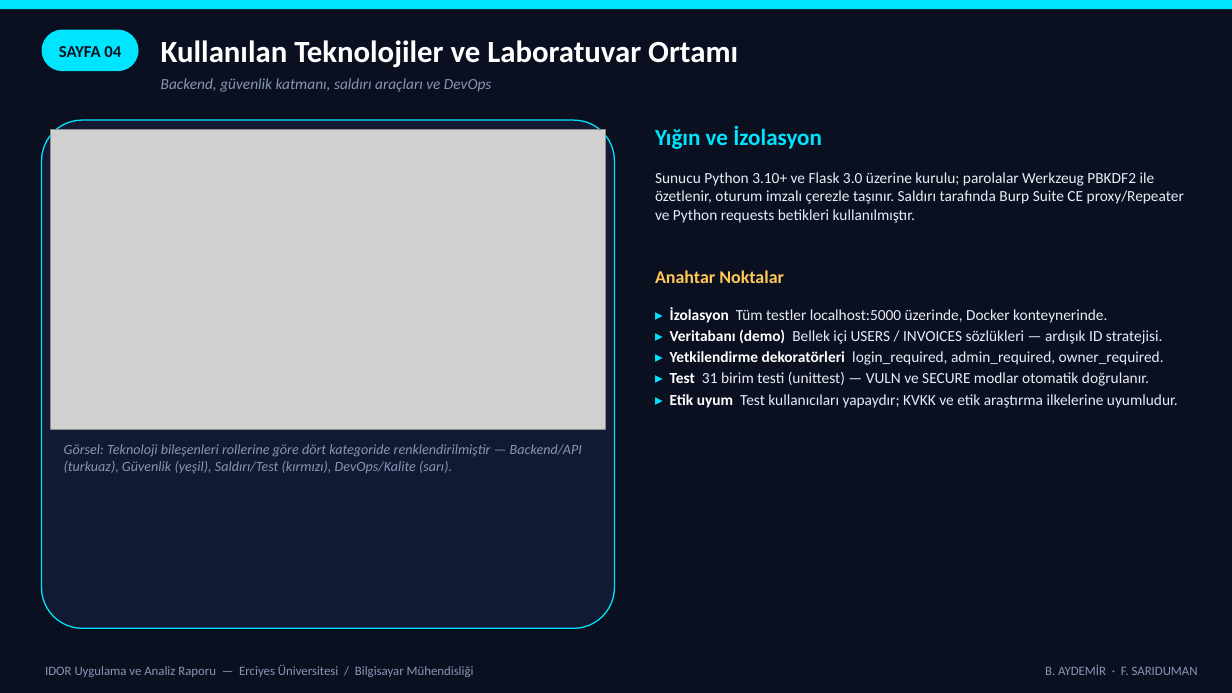
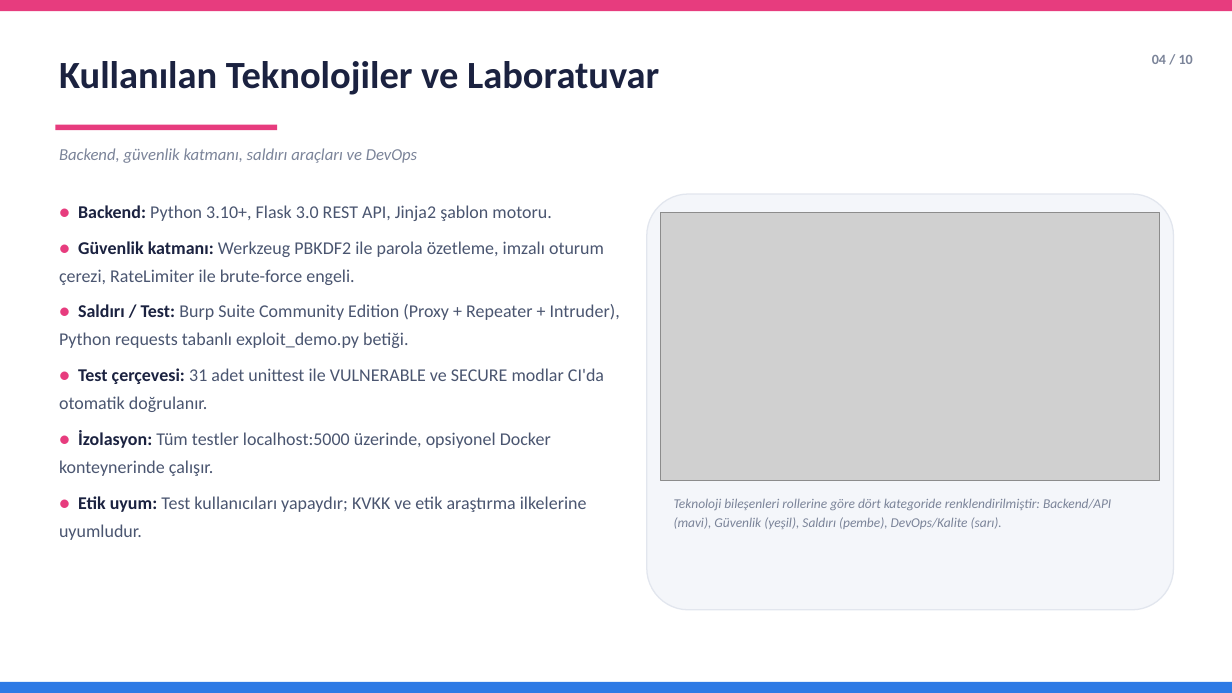
Before and after one commit to aydemirbrkay/IDOR, a slide deck: slide 5 of IDOR_Sunum.pptx. Drawn at 1232x693 pixels with LibreOffice and Linux fonts; fonts in the diff are those of the drawing; grey boxes stand for pictures. Boxes give left, top, right and bottom in pixels: in the first picture for what was removed or moved away, otherwise in the second. Text is boxed around its words. In the diff, an @@ line names an element or a change of style, - is before the commit and + after.

```diff
--- a/IDOR_Sunum.pptx
+++ b/IDOR_Sunum.pptx
@@ rectangle at (0,0,1232,11): fill #00E5FF to #E73C7E @@
@@ rectangle removed at (0,0,1232,693) @@
@@ rounded rectangle removed at (42,30,139,71) @@
@@ text "Kullanılan Teknolojiler ve Laboratuvar" at (59,61,659,95): vertical alignment middle to top @@
@@ text "04 / 10" at (1152,55,1193,64): vertical alignment middle to top @@
@@ text at (1152,55,1193,64): text changed; size 13 to 11 pt; text colour #0B1020 to #7B8499 @@
-SAYFA 04
+04 / 10
@@ text at (59,61,659,95): text changed; size 24 to 30 pt; text colour #FFFFFF to #1B2240 @@
-Kullanılan Teknolojiler ve Laboratuvar Ortamı
+Kullanılan Teknolojiler ve Laboratuvar
@@ rounded rectangle removed at (42,120,615,628) @@
@@ picture removed at (51,129,605,430) @@
@@ text "Backend, güvenlik katmanı, saldırı araçları ...": place and size @@
-text "Backend, güvenlik katmanı, saldırı araçları ..." at (161,78,491,92)
+text "Backend, güvenlik katmanı, saldırı araçları ..." at (59,148,417,163)
@@ text "Backend, güvenlik katmanı, saldırı araçları ..." at (59,148,417,163): size 12 to 13 pt, text colour #8896B5 to #7B8499; line spacing 1 to 1.15 @@
@@ rectangle added at (55,125,277,130), fill #E73C7E @@
@@ text removed at (655,125,822,149) @@
-Yığın ve İzolasyon
@@ text removed at (655,172,1184,223) @@
-Sunucu Python 3.10+ ve Flask 3.0 üzerine kurulu; parolalar Werkzeug PBKDF2 ile özetlenir, oturum imzalı çerezle taşınır. Saldırı tarafında Burp Suite CE proxy/Repeater ve Python requests betikleri kullanılmıştır.
@@ text added at (59,205,620,540), 14 pt, text #4A5570 @@
+● Backend: Python 3.10+, Flask 3.0 REST API, Jinja2 şablon motoru.
+● Güvenlik katmanı: Werkzeug PBKDF2 ile parola özetleme, imzalı oturum çerezi, RateLimiter ile brute-force engeli.
+● Saldırı / Test: Burp Suite Community Edition (Proxy + Repeater + Intruder), Python requests tabanlı exploit_demo.py betiği.
+● Test çerçevesi: 31 adet unittest ile VULNERABLE ve SECURE modlar CI'da otomatik doğrulanır.
+● İzolasyon: Tüm testler localhost:5000 üzerinde, opsiyonel Docker konteynerinde çalışır.
+● Etik uyum: Test kullanıcıları yapaydır; KVKK ve etik araştırma ilkelerine uyumludur.
@@ rounded rectangle added at (647,194,1174,610), fill #F4F6FA, outline #E2E6EE 1 pt @@
@@ picture added at (661,213,1160,481) @@
@@ text removed at (655,270,784,283) @@
-Anahtar Noktalar
@@ text removed at (670,307,1178,408) @@
-▸ İzolasyon Tüm testler localhost:5000 üzerinde, Docker konteynerinde.
-▸ Veritabanı (demo) Bellek içi USERS / INVOICES sözlükleri — ardışık ID stratejisi.
-▸ Yetkilendirme dekoratörleri login_required, admin_required, owner_required.
-▸ Test 31 birim testi (unittest) — VULN ve SECURE modlar otomatik doğrulanır.
-▸ Etik uyum Test kullanıcıları yapaydır; KVKK ve etik araştırma ilkelerine uyumludur.
@@ text at (674,498,1111,529): text changed; size 11 to 10.5 pt; text colour #8896B5 to #7B8499 @@
-Görsel: Teknoloji bileşenleri rollerine göre dört kategoride renklendirilmiştir — Backend/API (turkuaz), Güvenlik (yeşil), Saldırı/Test (kırmızı), DevOps/Kalite (sarı).
+Teknoloji bileşenleri rollerine göre dört kategoride renklendirilmiştir: Backend/API (mavi), Güvenlik (yeşil), Saldırı (pembe), DevOps/Kalite (sarı).
@@ rectangle added at (0,682,1232,693), fill #2D7AE5 @@
@@ text removed at (45,665,474,677) @@
-IDOR Uygulama ve Analiz Raporu — Erciyes Üniversitesi / Bilgisayar Mühendisliği
@@ text removed at (1045,664,1198,675) @@
-B. AYDEMİR · F. SARIDUMAN
```
Also in this commit, not shown: 11 other slides changed.
